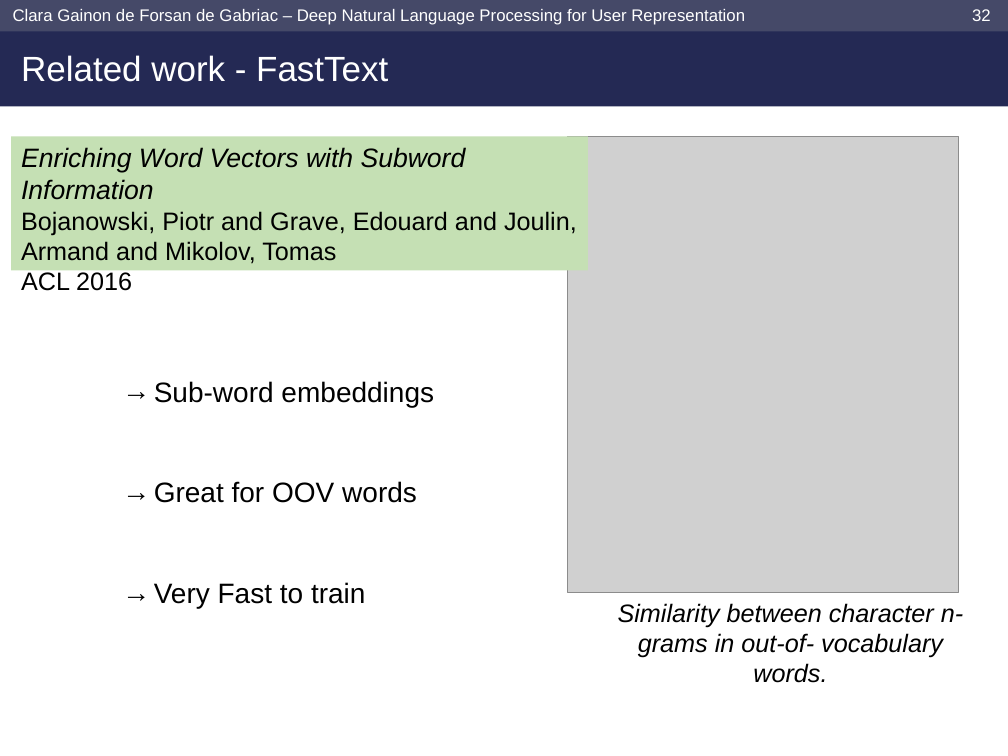
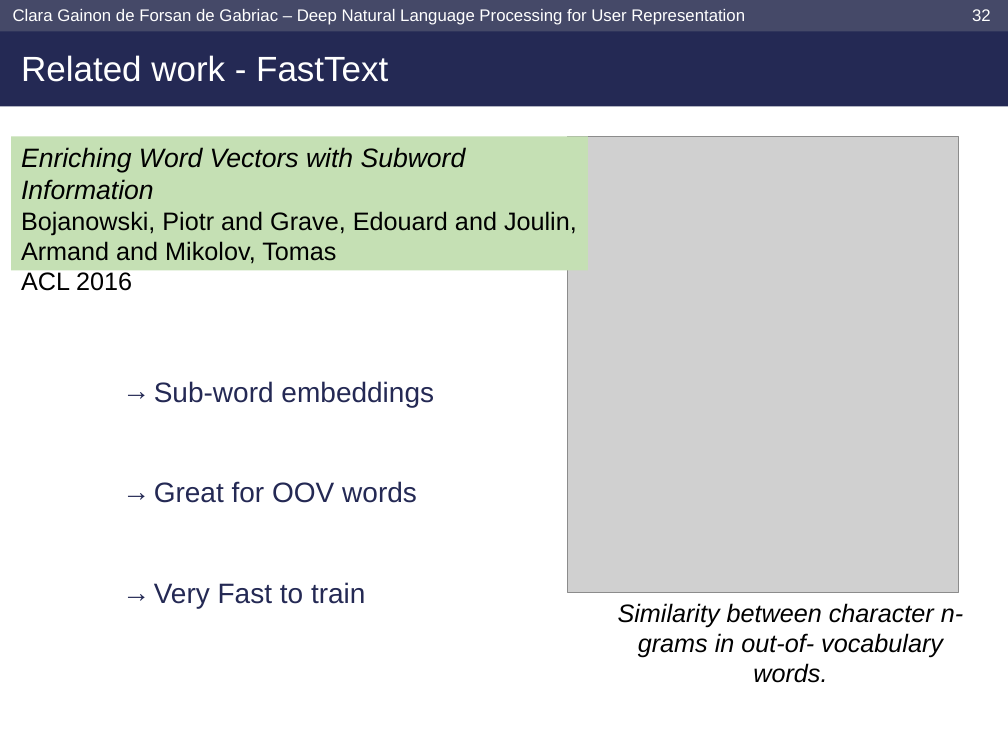
Before and after one commit to clara-gdef/defense, a slide deck: slide 33 of defense.pptx. Drawn at 1008x756 pixels with LibreOffice and Linux fonts; fonts in the diff are those of the drawing; grey boxes stand for pictures; background and template pictures are left out. Boxes give left, top, right and bottom in pixels: in the first picture for what was removed or moved away, otherwise in the second. Text is boxed around its words. In the diff, an @@ line names an element or a change of style, - is before the commit and + after.

```diff
--- a/defense.pptx
+++ b/defense.pptx
@@ text "Sub-word embeddings" at <box>154,381,434,608</box>: text colour #000000 to #242954 @@
```
Also in this commit, not shown: 10 other slides changed, 1 slide added, 1 slide removed.
